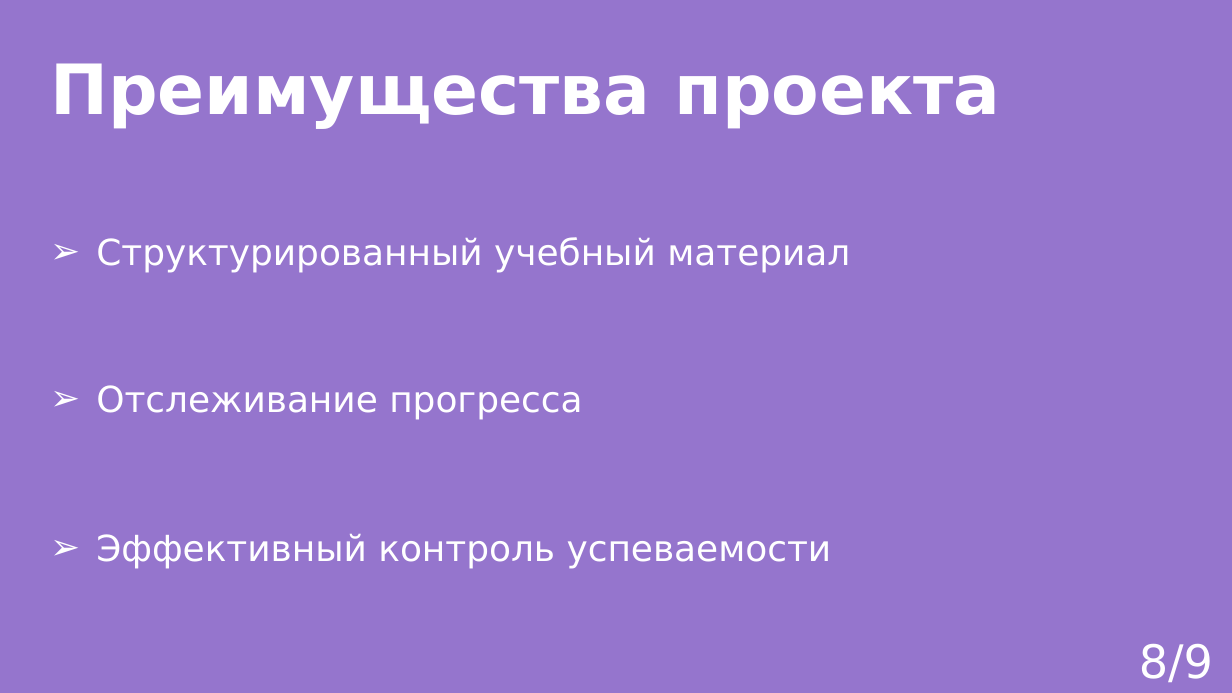
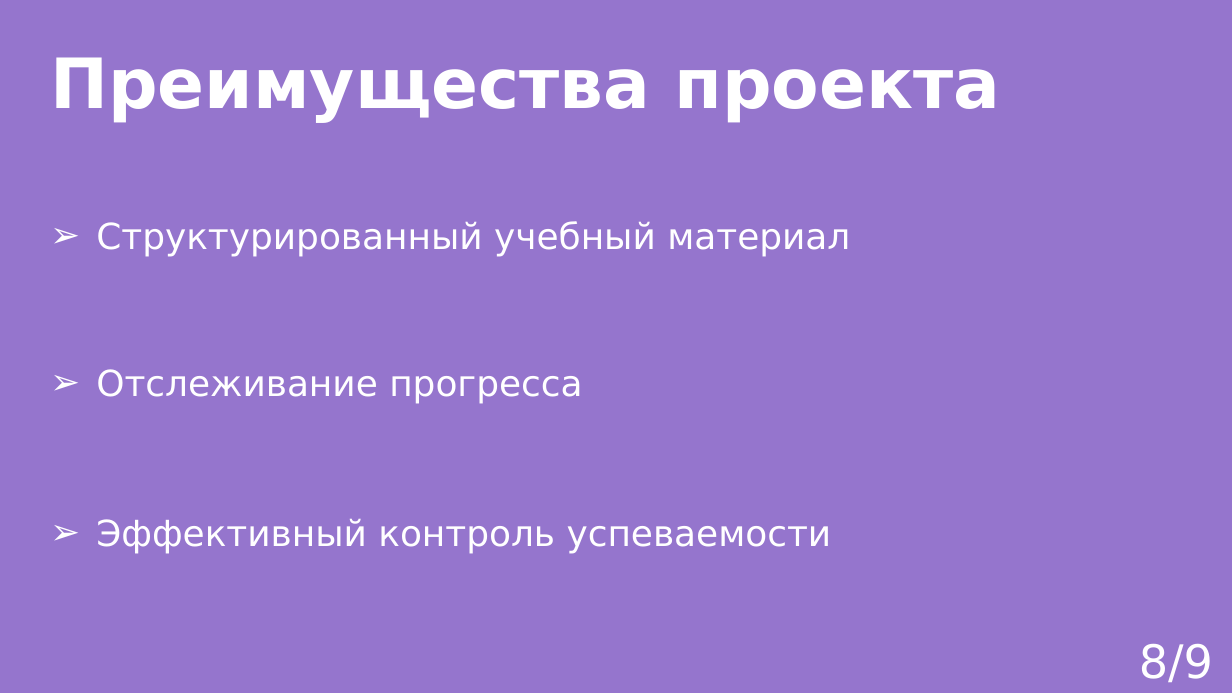
Before and after one commit to AngelGrinota/CourseProject, a slide deck: slide 9 of Edu_presentation.pptx (slide 8 before the commit). Drawn at 1232x693 pixels with LibreOffice and Linux fonts; fonts in the diff are those of the drawing. Boxes give left, top, right and bottom in pixels: in the first picture for what was removed or moved away, otherwise in the second. Text is boxed around its words. In the diff, an @@ line names an element or a change of style, - is before the commit and + after.

```diff
--- a/Edu_presentation.pptx
+++ b/Edu_presentation.pptx
@@ title "Преимущества проекта": place and size @@
-title "Преимущества проекта" at box(50, 63, 1000, 129)
+title "Преимущества проекта" at box(50, 57, 1000, 123)
@@ 3 texts: place and size @@
-3 texts at box(96, 237, 850, 569)
+3 texts at box(96, 221, 850, 554)
```
Also in this commit, not shown: 3 other slides changed, 1 slide added.
